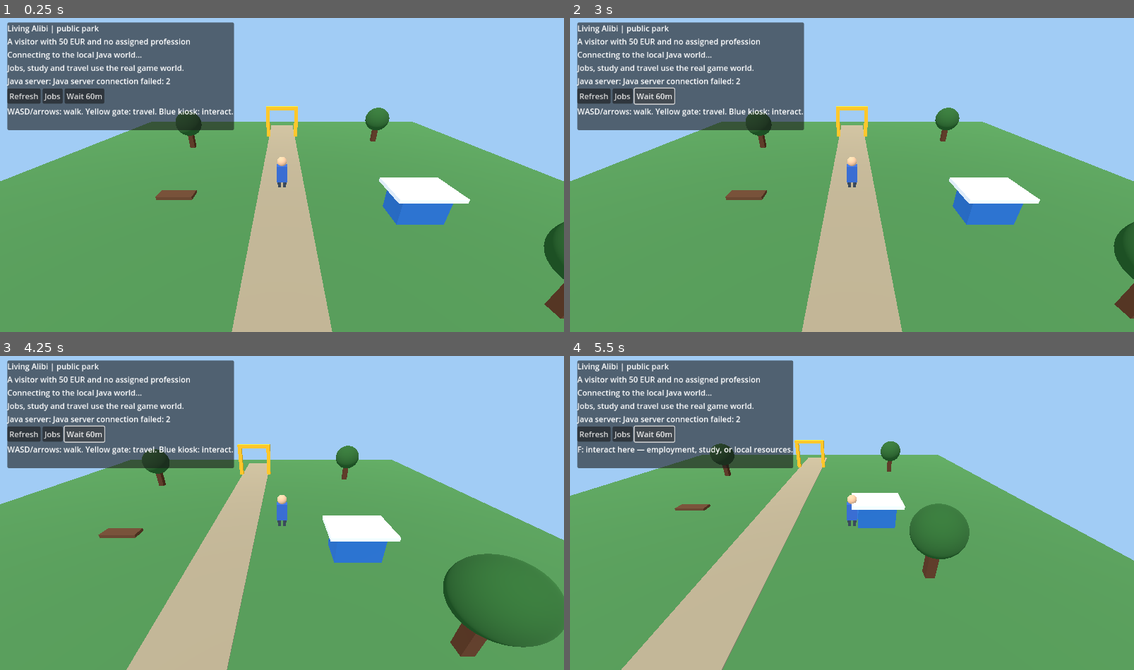
Above: before the commit, frames 1-4 (two rows, left to right).
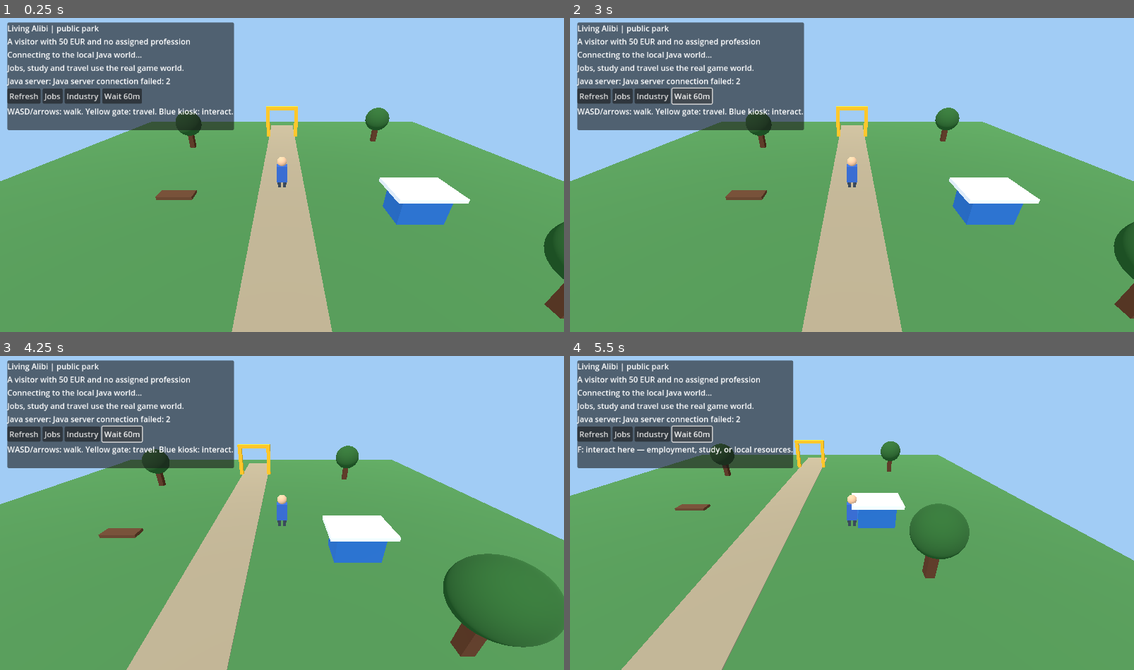
Above: after the commit, the same moments.

Repository: holovin777/living-alibi
Game: Godot game, scene res://scenes/park.tscn
Two runs of this game, one before a commit and one after it. Both use one fixed random seed, a clock stepped at 60 frames per second and the inputs below.
Inputs (mouse positions are in pixels of both pictures, inside the frame that each line leads up to):
- Up to frame 1 (0.25 s): no input
- Up to frame 2 (3 s): click (654, 96) at 0.5 s, where only the run after the commit has a clickable "Industry"; click "Refresh" at 1.25 s; click "Jobs" at 2 s; click "Wait 60m" at 2.75 s
- Up to frame 3 (4.25 s): tap Enter at 3.5 s; hold D from 3.53 s (still down); tap E at 3.6 s
- Up to frame 4 (5.5 s): release D at 4.28 s; hold S 4.28-5.03 s; tap F at 4.35 s; hold D from 5.03 s (still down); tap E at 5.1 s

The runs differ from the first frame. In frame 1, 0.4% of the frame differs, in the area x 11-26%, y 22-28%; in frame 2, 0.5%; in frame 3, 0.5%; in frame 4, 0.5%.

Commit message:
feat(godot): add quarry and factory districts and industry supply dashboard

Diff:
--- a/godot/scripts/ParkDemo.gd
+++ b/godot/scripts/ParkDemo.gd
@@ -42,6 +42,7 @@
     _api.locations_updated.connect(_on_locations_updated)
     _api.job_offers_updated.connect(_on_job_offers_updated)
     _api.work_orders_updated.connect(_on_work_orders_updated)
+    _api.industry_updated.connect(_on_industry_updated)
     _api.action_feedback.connect(_on_action_feedback)
     _api.request_failed.connect(_on_request_failed)
     _api.request_started.connect(_on_request_started)
@@ -182,6 +183,20 @@
             for offset in [-10.0, -7.0, -4.0]:
                 _box(_scenery, Vector3(1.6, 1.8, 0.12), Color(0.61, 0.83, 0.94),
                         Vector3(offset, 2.3, 4.9))
+        "QUARRY":
+            # Placeholder rock face and ore heaps; the finite seam is Java-owned.
+            _box(_scenery, Vector3(11.0, 7.0, 3.0), Color(0.42, 0.43, 0.46),
+                    Vector3(-8.0, 3.4, 9.0))
+            for offset in [-11.0, -8.0, -5.0]:
+                _box(_scenery, Vector3(1.8, 1.1, 2.0), Color(0.57, 0.38, 0.28),
+                        Vector3(offset, 0.55, 3.0))
+        "FACTORY":
+            _building("Parts factory", Color(0.50, 0.53, 0.56))
+            _box(_scenery, Vector3(1.5, 8.0, 1.5), Color(0.36, 0.37, 0.40),
+                    Vector3(-10.0, 8.0, 7.0))
+            for offset in [-8.0, -5.0, -2.0]:
+                _box(_scenery, Vector3(2.0, 1.0, 1.6), Color(0.32, 0.38, 0.42),
+                        Vector3(offset, 0.5, 2.2))
         "RIVER":
             _box(_scenery, Vector3(10.0, 0.11, 35.0), Color(0.12, 0.40, 0.67),
                     Vector3(-11.0, 0.02, 0.0))
@@ -285,6 +300,7 @@
     column.add_child(buttons)
     buttons.add_child(_button("Refresh", _refresh))
     buttons.add_child(_button("Jobs", _find_jobs))
+    buttons.add_child(_button("Industry", _view_industry))
     buttons.add_child(_button("Wait 60m", _wait_one_hour))
     _hint = Label.new()
     _hint.text = "WASD/arrow keys to walk; E at gate; F at kiosk."
@@ -482,6 +498,10 @@
     if not _api.is_busy():
         _api.list_jobs()
 
+func _view_industry() -> void:
+    if not _api.is_busy():
+        _api.view_industry()
+
 func _wait_one_hour() -> void:
     if not _api.is_busy():
         _api.wait_for(60)
@@ -556,6 +576,23 @@
         ])
     _jobs.text = "\n".join(lines)
 
+func _on_industry_updated(report: Dictionary) -> void:
+    _jobs.text = "QUARRY: iron ore %s, copper ore %s | mined cargo %s\n" % [
+        str(report.get("ironRemaining", 0)), str(report.get("copperRemaining", 0)),
+        str(report.get("oreAtQuarry", 0))
+    ]
+    _jobs.text += "FACTORY: ore %s, steel %s, copper %s, spare parts %s\n" % [
+        str(report.get("oreAtFactory", 0)), str(report.get("factorySteel", 0)),
+        str(report.get("factoryCopper", 0)), str(report.get("factoryParts", 0))
+    ]
+    _jobs.text += "REPAIRS: steel %s, copper %s, spare parts %s\n" % [
+        str(report.get("workshopSteel", 0)), str(report.get("workshopCopper", 0)),
+        str(report.get("workshopParts", 0))
+    ]
+    _jobs.text += "Working now: miners %s, machinists %s" % [
+        str(report.get("minersAtWork", 0)), str(report.get("factoryWorkersAtWork", 0))
+    ]
+
 func _on_work_orders_updated(orders: Array) -> void:
     _work_orders = orders
     if _action_panel.visible:
